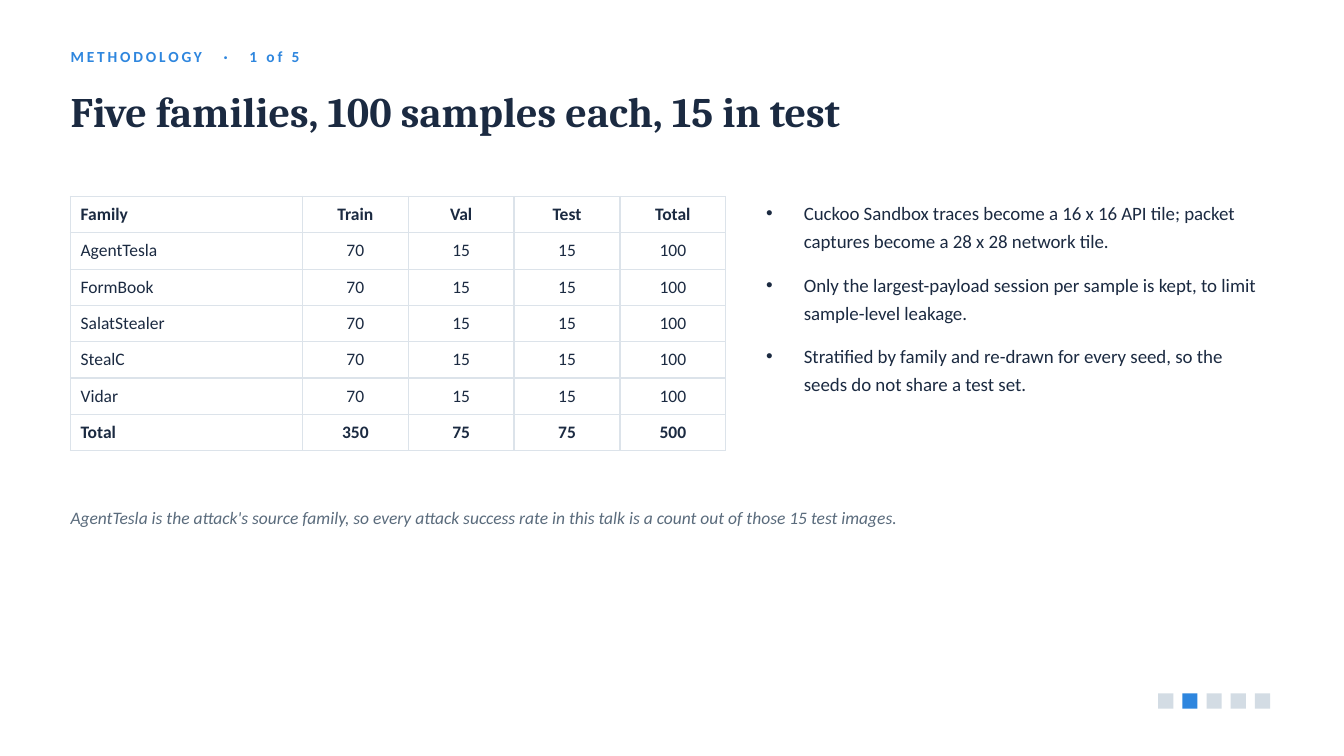
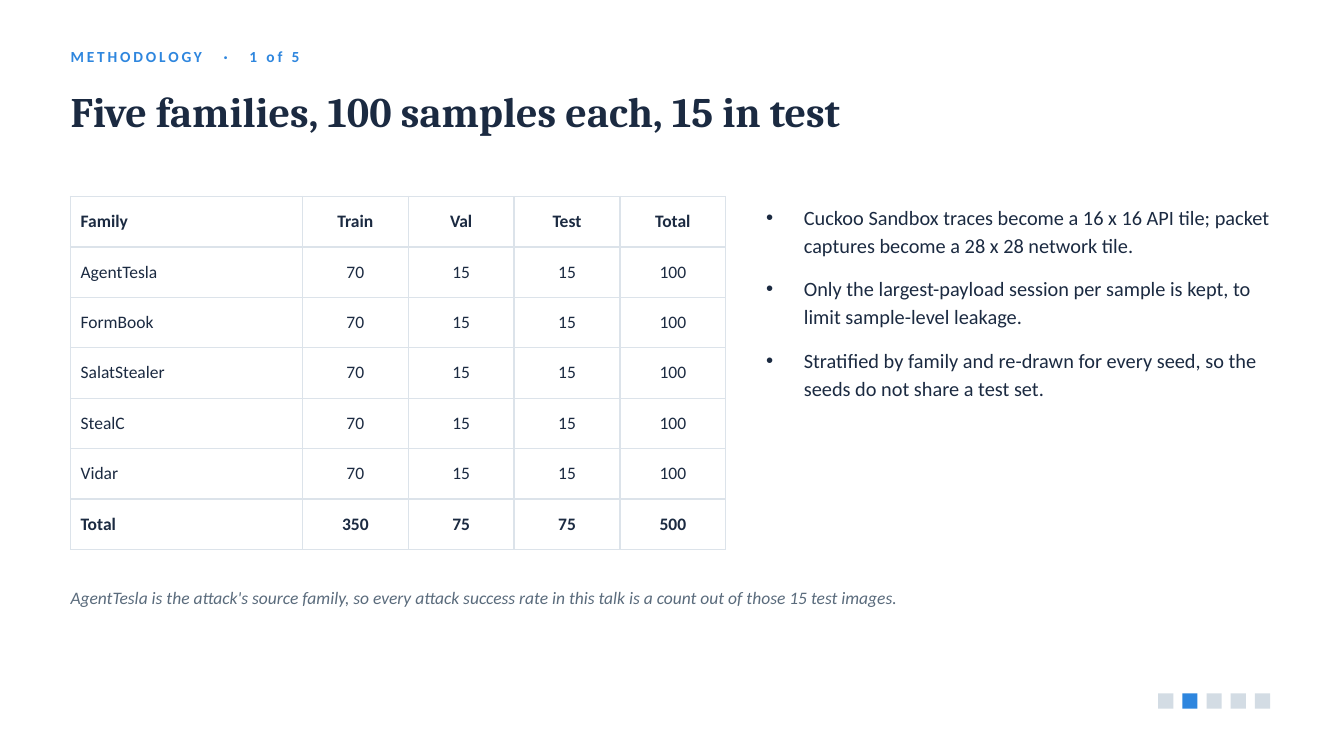
Before and after one commit to jabirmbrok/fl_backdoor_infostealer, a slide deck: slide 5 of slides/iwbis_channel_aware_backdoor.pptx. Drawn at 1344x756 pixels with LibreOffice and Linux fonts; fonts in the diff are those of the drawing. Boxes give left, top, right and bottom in pixels: in the first picture for what was removed or moved away, otherwise in the second. Text is boxed around its words. In the diff, an @@ line names an element or a change of style, - is before the commit and + after.

```diff
--- a/slides/iwbis_channel_aware_backdoor.pptx
+++ b/slides/iwbis_channel_aware_backdoor.pptx
@@ table: place and size @@
-table at <box>71,197,726,442</box>
+table at <box>71,197,726,534</box>
@@ text "Cuckoo Sandbox traces become a ..." at <box>804,211,1269,396</box>: size 13.5 to 14.5 pt @@
@@ text "AgentTesla is the attack's source ...": place and size @@
-text "AgentTesla is the attack's source ..." at <box>71,512,896,527</box>
+text "AgentTesla is the attack's source ..." at <box>71,592,896,607</box>
```
Also in this commit, not shown: 6 other slides changed, 5 other files.
